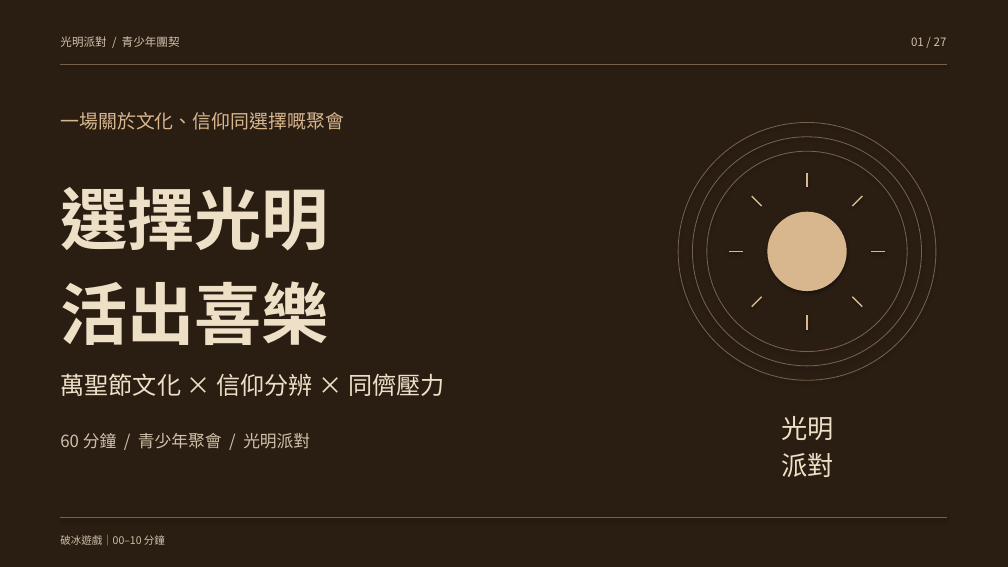
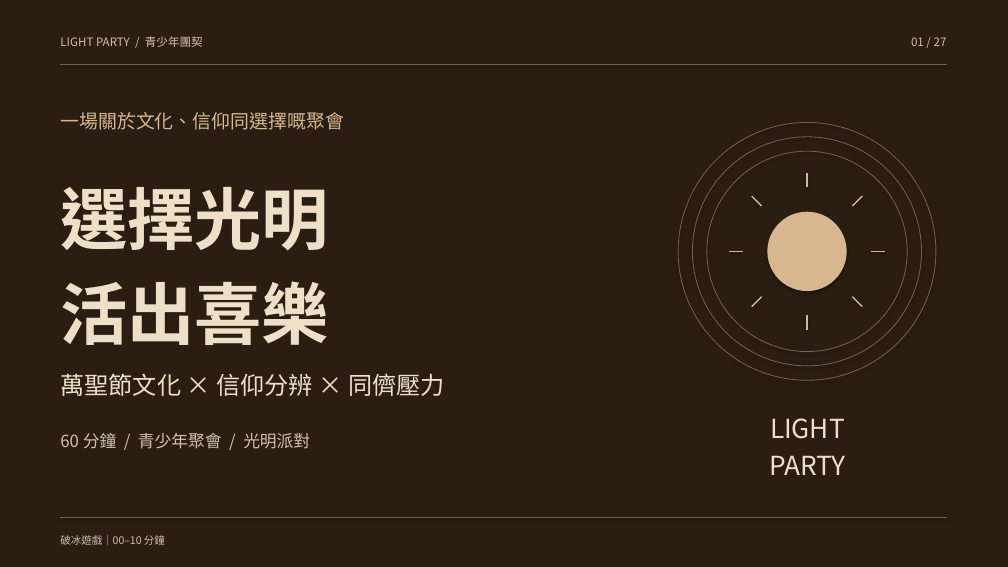
Before and after one commit to hei08285744/light-party-presentation, a slide deck: slide 1 of light-party.pptx. Drawn at 1008x567 pixels with LibreOffice and Linux fonts; fonts in the diff are those of the drawing. Boxes give left, top, right and bottom in pixels: in the first picture for what was removed or moved away, otherwise in the second. Text is boxed around its words. In the diff, an @@ line names an element or a change of style, - is before the commit and + after.

```diff
--- a/light-party.pptx
+++ b/light-party.pptx
@@ text at (60, 36, 203, 47): text changed @@
-光明派對 / 青少年團契
+LIGHT PARTY / 青少年團契
@@ text at (769, 418, 846, 475): text changed @@
-光明
-派對
+LIGHT
+PARTY
```
Also in this commit, not shown: 26 other slides changed, 4 other files.
